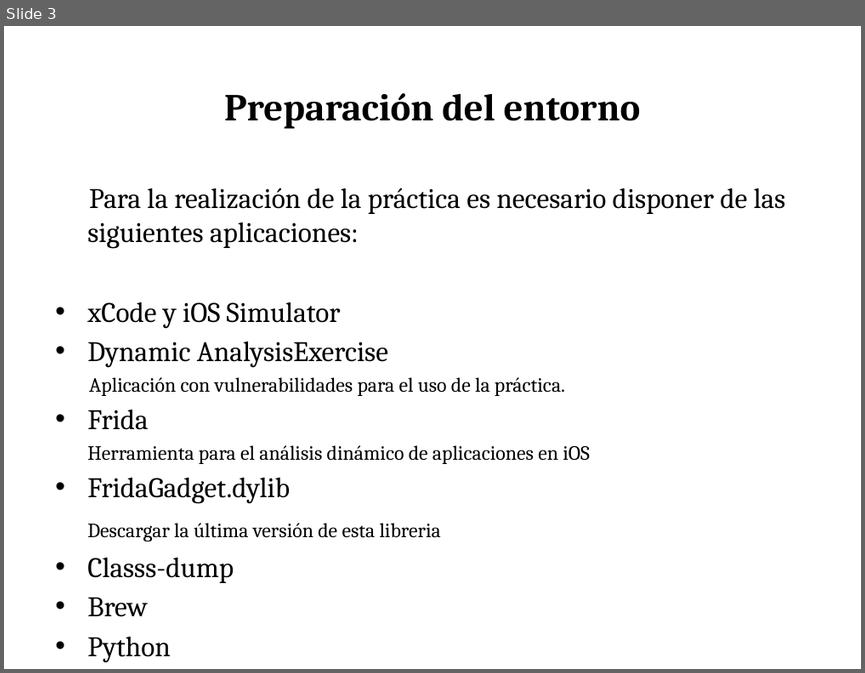
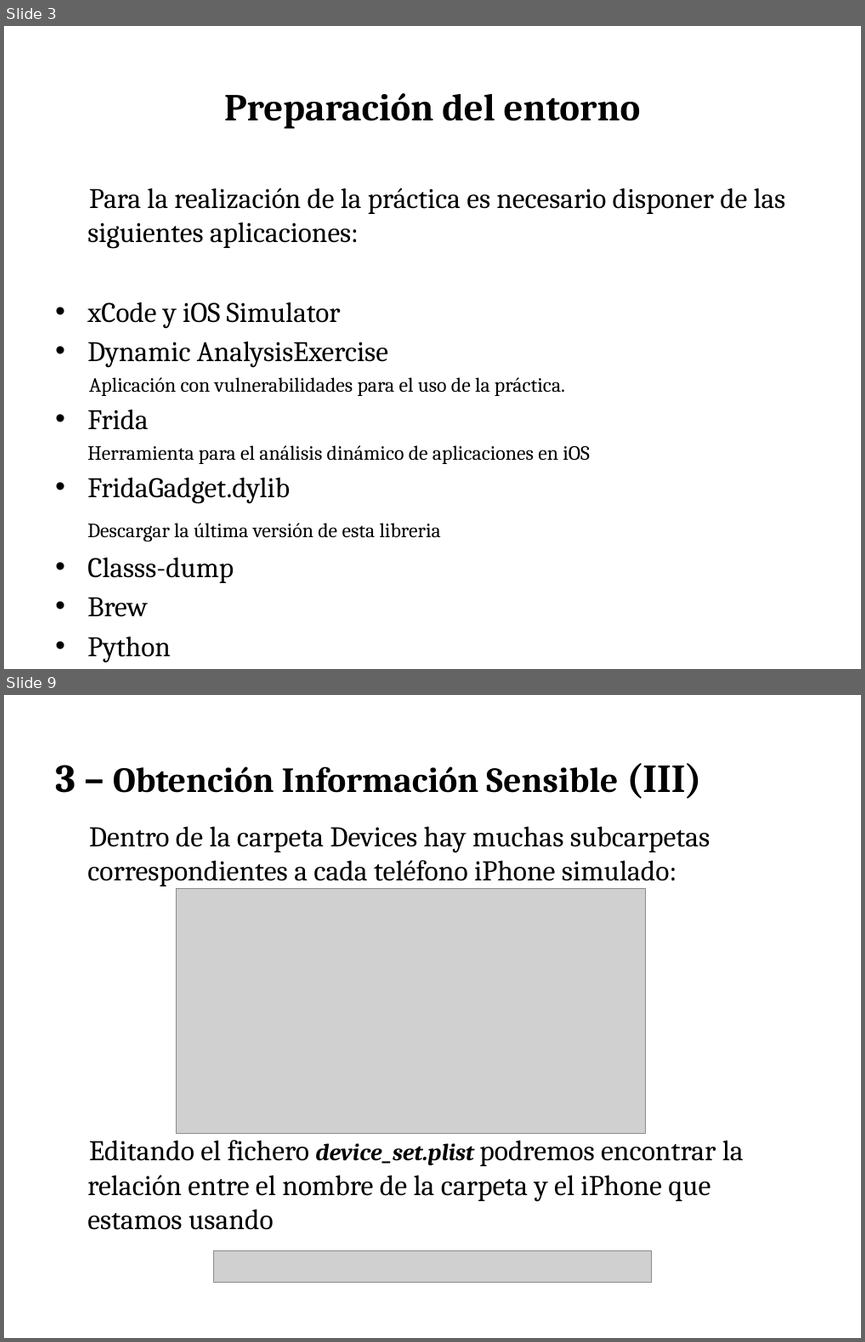
Before and after one commit to press1key/Sistemas-Ubicuos, a slide deck: Cybersecurity Management UPC - Sistemas Ubicuos iOS.pptx. Shown one above the other, each under a label of ours: slide 3 before the commit, slides 3 and 9 after it; the slides between them are not shown. The pictures are 865x673 and 865x1342 pixels, drawn with LibreOffice and Linux fonts; fonts in the diff are those of the drawing; grey boxes stand for pictures. Boxes give left, top, right and bottom in pixels: in the first picture for what was removed or moved away, otherwise in the second. Text is boxed around its words. In the diff, an @@ line names an element or a change of style, - is before the commit and + after.

```diff
--- a/Cybersecurity Management UPC - Sistemas Ubicuos iOS.pptx
+++ b/Cybersecurity Management UPC - Sistemas Ubicuos iOS.pptx
@@ slide 9 added at (4,695,861,1338), background #FFFFFF @@
@@ text added at (55,763,701,799), 29.6 pt, text #000000, bold @@
+3 – Obtención Información Sensible (III)
@@ text added at (87,826,744,1230), 24 pt, text #000000 @@
+Dentro de la carpeta Devices hay muchas subcarpetas correspondientes a cada teléfono iPhone simulado:
+Editando el fichero device_set.plist podremos encontrar la relación entre el nombre de la carpeta y el iPhone que estamos usando
@@ picture added at (177,888,646,1133) @@
@@ picture added at (214,1250,651,1281) @@
```
Also in this commit, not shown: 1 slide changed, 12 other slides added.
